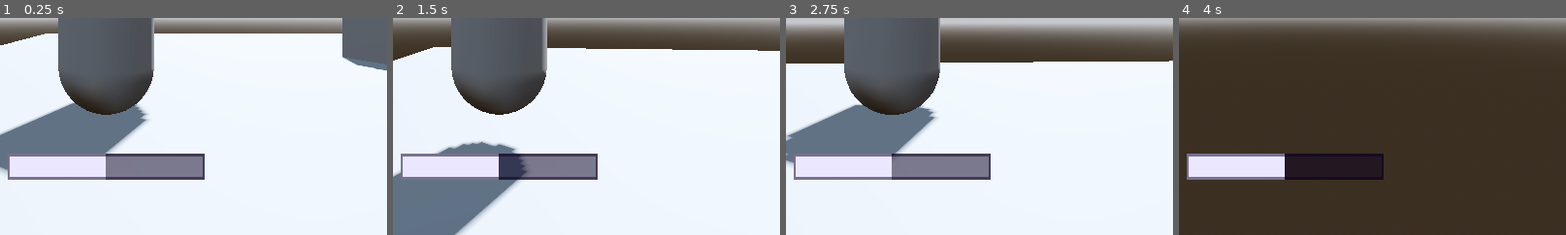
Above: before the commit, frames 1-4 (left to right).
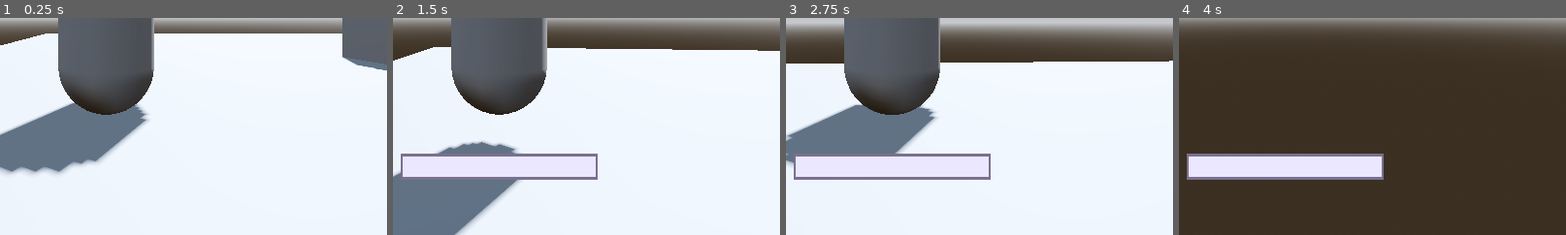
Above: after the commit, the same moments.

Repository: CrispyMD/Escape-The-Establishment
Game: Godot game, scene res://scenes/main_level.tscn
The game is run twice, just before and just after one commit, with the same random seed, the same clock (stepped at 60 frames per second) and the same inputs.
Inputs (mouse positions are % of the whole screen's width and height, from its top left):
- Up to frame 1 (0.25 s): no input
- Up to frame 2 (1.5 s): tap Enter at 0.5 s; move the mouse to (55, 50) at 0.52 s; hold W (forward) from 0.53 s (still down); tap Q (ability) at 0.6 s; tap Space (jump) at 0.77 s; tap E (interact) at 0.8, 1.35 s; move the mouse to (45, 50) at 1.27 s
- Up to frame 3 (2.75 s): keep holding W (forward); tap Space (jump) at 1.52 s; tap Q (ability) at 1.55, 2.1 s; move the mouse to (52, 48) at 2.02 s; tap E (interact) at 2.3 s
- Up to frame 4 (4 s): keep holding W (forward); move the mouse to (49, 52) at 2.77 s; tap E (interact) at 2.85, 3.8 s; tap Space (jump) at 3.02, 3.77 s; tap Q (ability) at 3.05 s; move the mouse to (57, 51) at 3.52 s; tap F (switch_pov) at 3.6 s
The pictures show only the part of the screen within x 36-86%, y 50-100%; the shares and areas given below are measured in that part.

The runs differ from the first frame. In frame 1, 4.9% of the frame differs, in the area x 2-53%, y 62-75%; in frame 2, 3.1%; in frame 3, 3.1%; in frame 4, 3.1%.

Commit message:
Added hacking progress bar

Diff:
--- a/Escape The Establishment/scenes/character.tscn
+++ b/Escape The Establishment/scenes/character.tscn
@@ -175,6 +175,7 @@
 autowrap_mode = 1
 
 [node name="ProgressBar" type="Panel" parent="CharacterUI"]
+visible = false
 layout_mode = 1
 anchors_preset = -1
 anchor_left = 0.5
@@ -207,23 +208,27 @@
 grow_vertical = 2
 
 [node name="ColorRect29" type="ColorRect" parent="CharacterUI/ProgressBar/Border"]
+layout_mode = 0
 offset_right = 4.0
 offset_bottom = 39.0
 color = Color(0.0431373, 0, 0.129412, 0.509804)
 
 [node name="ColorRect30" type="ColorRect" parent="CharacterUI/ProgressBar/Border"]
+layout_mode = 0
 offset_left = 290.0
 offset_right = 294.0
 offset_bottom = 39.0
 color = Color(0.0431373, 0, 0.129412, 0.509804)
 
 [node name="ColorRect31" type="ColorRect" parent="CharacterUI/ProgressBar/Border"]
+layout_mode = 0
 offset_left = 4.0
 offset_right = 290.0
 offset_bottom = 4.0
 color = Color(0.0431373, 0, 0.129412, 0.509804)
 
 [node name="ColorRect32" type="ColorRect" parent="CharacterUI/ProgressBar/Border"]
+layout_mode = 0
 offset_left = 4.0
 offset_top = 35.0
 offset_right = 290.0
--- a/Escape The Establishment/scenes/computer.tscn
+++ b/Escape The Establishment/scenes/computer.tscn
@@ -17,15 +17,6 @@
 
 [sub_resource type="BoxShape3D" id="BoxShape3D_ro3oh"]
 size = Vector3(2.03461, 1.86412, 1.30396)
-
-[sub_resource type="Animation" id="Animation_w6cjo"]
-resource_name = "hack_computer"
-length = 5.0
-
-[sub_resource type="AnimationLibrary" id="AnimationLibrary_ldk8t"]
-_data = {
-"hack_computer": SubResource("Animation_w6cjo")
-}
 
 [node name="Computer" type="StaticBody3D"]
 script = ExtResource("1_8ojk8")
@@ -56,10 +47,9 @@
 transform = Transform3D(1, 0, 0, 0, 1, 0, 0, 0, 1, 0.226482, 1.21969, 1.79544)
 shape = SubResource("BoxShape3D_ro3oh")
 
-[node name="hack_handler" type="AnimationPlayer" parent="."]
-libraries = {
-"": SubResource("AnimationLibrary_ldk8t")
-}
+[node name="HackingTimer" type="Timer" parent="."]
+wait_time = 5.0
 
 [connection signal="body_entered" from="HackAreas" to="." method="_on_hack_areas_body_entered"]
 [connection signal="body_exited" from="HackAreas" to="." method="_on_hack_areas_body_exited"]
+[connection signal="timeout" from="HackingTimer" to="." method="_on_hacking_timer_timeout"]
--- a/Escape The Establishment/scripts/ability_ui.gd
+++ b/Escape The Establishment/scripts/ability_ui.gd
@@ -3,21 +3,6 @@
 @onready var letter = $AbilityPanel/GodotIsStupidIHateIt/LetterBackgroundPanel/AbilityLetter
 @onready var text = $AbilityPanel/AbilityText
 var basefontsize = 28
-var a = 0
-# Called when the node enters the scene tree for the first time.
-func _ready():
-	var newsize = $ProgressBar/Panel.size.x * 0.5
-	$ProgressBar/Panel.size.x = $ProgressBar/Panel.size.x * 0.5
-	print(newsize)
-
-
-# Called every frame. 'delta' is the elapsed time since the previous frame.
-func _process(delta):
-	#var newsize = $ProgressBar/Panel.size.x * 0.5
-	#$ProgressBar/Panel.size.x = newsize
-	#print(newsize)
-	#print(a)
-	a = a + 0.1
 
 ## IMPORTANT!!!! percent is between 0-1 (0 is nothing, 1 is full)
 func set_progress_percent(percent: float):
--- a/Escape The Establishment/scripts/character_script.gd
+++ b/Escape The Establishment/scripts/character_script.gd
@@ -14,6 +14,7 @@
 @export var is_beast = false
 const Computer = preload("res://scripts/computer.gd")
 signal interact_pressed
+@onready var progress_bar = $CharacterUI/ProgressBar
 
 func _ready():
 	self.rotation = Vector3.ZERO
@@ -39,6 +40,7 @@
 		pass
 	if Input.is_action_just_pressed("interact"):
 		interact_pressed.emit()
+		progress_bar.show()
 	if Input.is_action_just_pressed("switch_pov"):
 		switch_pov()
 
--- a/Escape The Establishment/scripts/computer.gd
+++ b/Escape The Establishment/scripts/computer.gd
@@ -1,8 +1,8 @@
 extends StaticBody3D
 
 var nodes_in_hack_area = []
-@onready var hack_handler = $hack_handler
-var how_done := 0.0
+@onready var hacking_timer = $HackingTimer
+var computer_is_hacked = false
 
 func _on_hack_areas_body_entered(body):
 	nodes_in_hack_area.push_front(body)
@@ -10,8 +10,6 @@
 	body.interact_pressed.connect(hack_computer)
 
 	body.get_node("CharacterUI").display_hack()
-	#body.get_node("AbilityUI").display_ability("s")
-
 
 func _on_hack_areas_body_exited(body):
 	nodes_in_hack_area.erase(body)
@@ -20,4 +18,17 @@
 	body.get_node("CharacterUI").undisplay_all()
 
 func hack_computer():
-	print("ein li moah")
+	hacking_timer.start()
+
+func _process(delta):
+	if hacking_timer.time_left == 0 or computer_is_hacked:
+		return
+	for node in nodes_in_hack_area:
+		if not node is player: return
+		var progress_bar = node.get_node("CharacterUI/ProgressBar")
+		var progress_panel = progress_bar.get_node("Panel")
+		progress_panel.size.x -= delta * progress_bar.size.x / hacking_timer.wait_time
+
+
+func _on_hacking_timer_timeout():
+	print("yay")
Not shown: 1 places in Escape The Establishment/scenes/computer.tscn that only renumber resources
